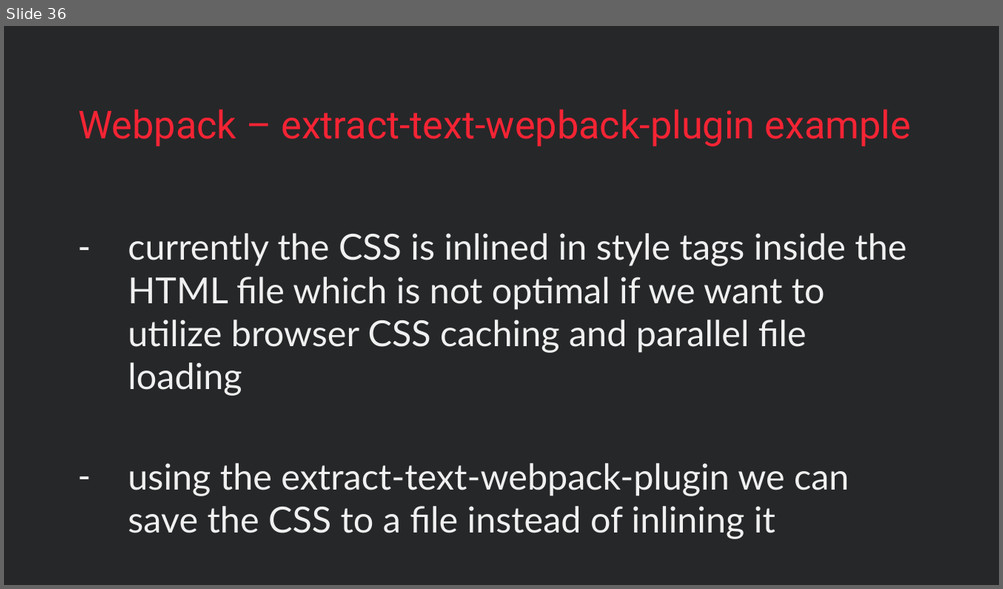
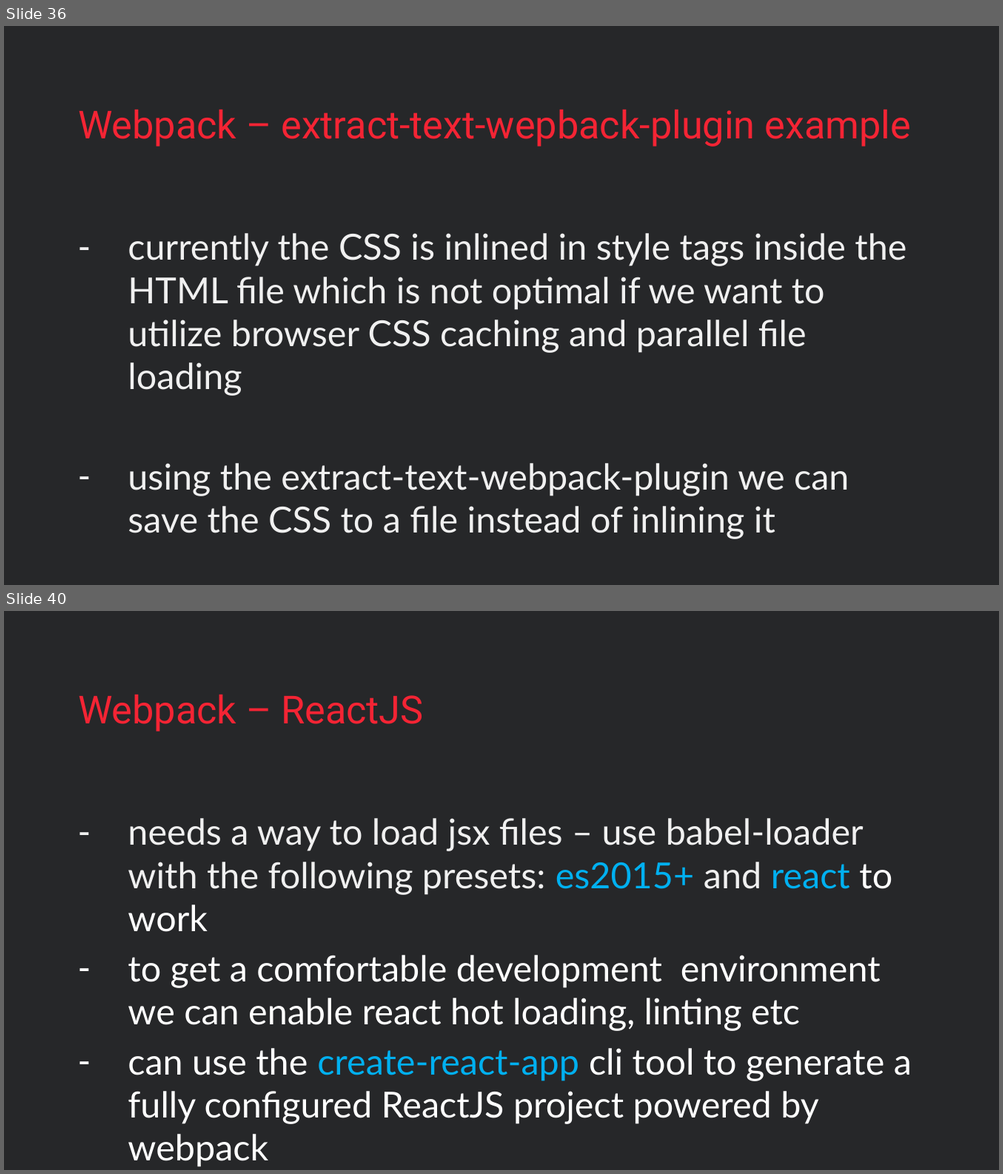
Before and after one commit to vzakanj/webpack-intro, a slide deck: webpack-introduction.pptx. Shown one above the other, each under a label of ours: slide 36 before the commit, slides 36 and 40 after it; the slides between them are not shown. The pictures are 1003x589 and 1003x1174 pixels, drawn with LibreOffice and Linux fonts; fonts in the diff are those of the drawing; background and template pictures are left out. Boxes give left, top, right and bottom in pixels: in the first picture for what was removed or moved away, otherwise in the second. Text is boxed around its words. In the diff, an @@ line names an element or a change of style, - is before the commit and + after.

```diff
--- a/webpack-introduction.pptx
+++ b/webpack-introduction.pptx
@@ slide 40 added at (4,611,999,1170), background #FFFFFF; not listed: 1 template element that a slide beside it also shows @@
@@ title added at (78,694,423,732), 28 pt, text #F42434 @@
+Webpack – ReactJS
@@ text added at (128,818,911,1125), 26 pt, text #FFFFFF @@
+– needs a way to load jsx files – use babel-loader with the following presets: es2015+ and react to work
+– to get a comfortable development environment we can enable react hot loading, linting etc
+– can use the create-react-app cli tool to generate a fully configured ReactJS project powered by webpack
```
Also in this commit, not shown: 3 slides changed, 5 other slides added.
